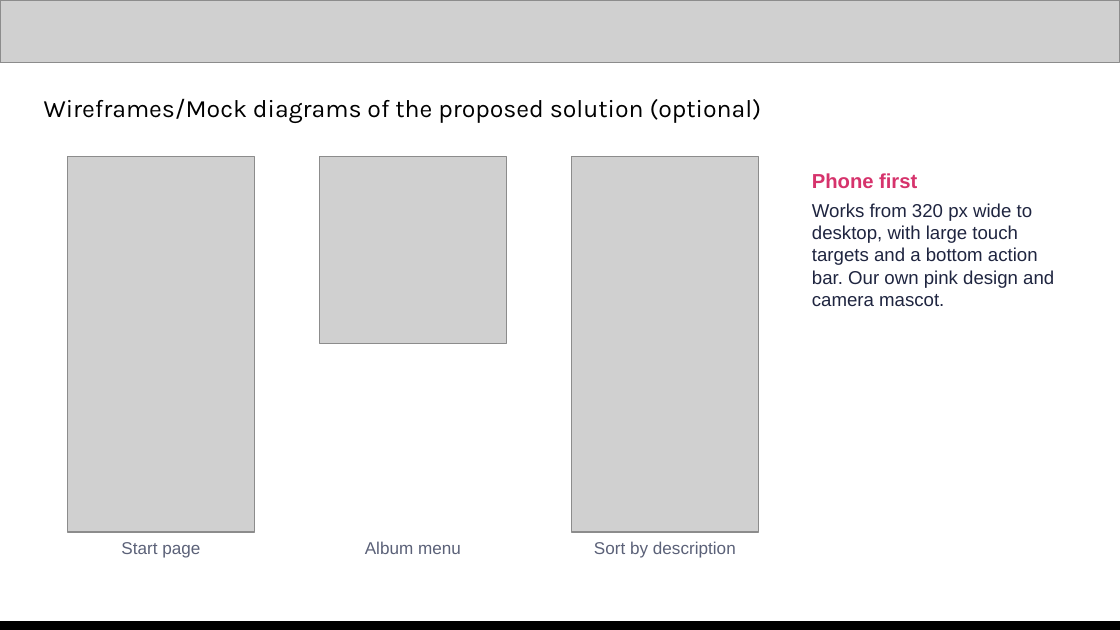
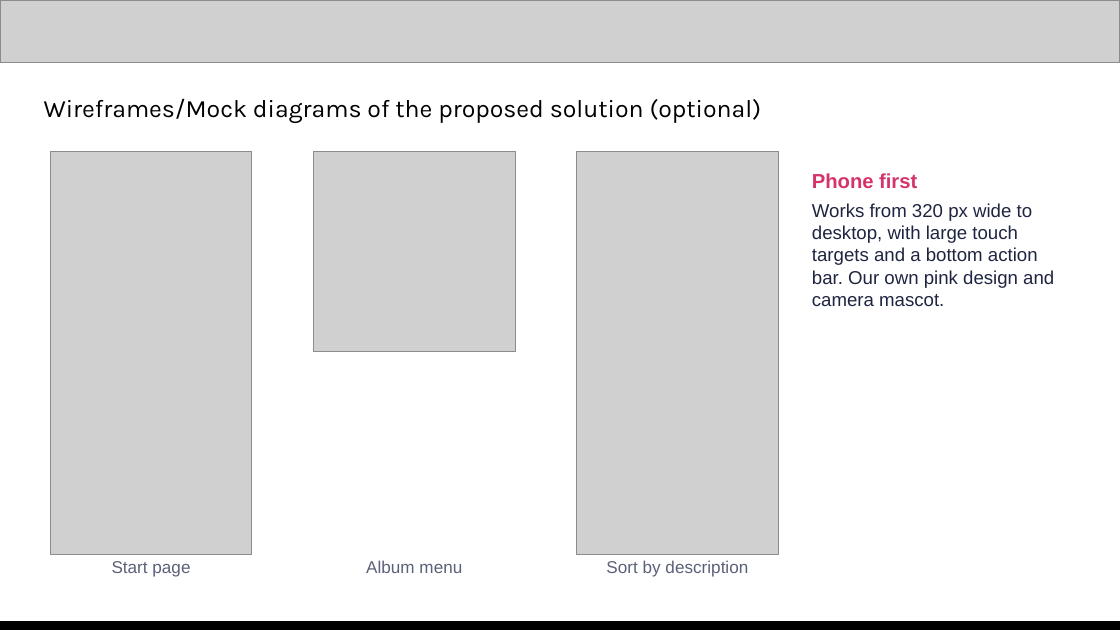
Before and after one commit to Khunapat/facefinder, a slide deck: slide 6 of docs/deck/FaceFinder_deck.pptx. Drawn at 1120x630 pixels with LibreOffice and Linux fonts; fonts in the diff are those of the drawing; grey boxes stand for pictures. Boxes give left, top, right and bottom in pixels: in the first picture for what was removed or moved away, otherwise in the second. Text is boxed around its words. In the diff, an @@ line names an element or a change of style, - is before the commit and + after.

```diff
--- a/docs/deck/FaceFinder_deck.pptx
+++ b/docs/deck/FaceFinder_deck.pptx
@@ picture: place and size @@
-picture at <box>67,157,255,532</box>
+picture at <box>50,151,252,554</box>
@@ picture: place and size @@
-picture at <box>319,157,507,343</box>
+picture at <box>314,151,515,352</box>
@@ picture: place and size @@
-picture at <box>571,157,759,532</box>
+picture at <box>577,151,778,554</box>
@@ text "Start page": place and size @@
-text "Start page" at <box>121,542,200,558</box>
+text "Start page" at <box>112,561,190,577</box>
@@ text "Album menu": place and size @@
-text "Album menu" at <box>365,541,461,554</box>
+text "Album menu" at <box>366,560,462,573</box>
@@ text "Sort by description": place and size @@
-text "Sort by description" at <box>594,541,736,558</box>
+text "Sort by description" at <box>606,560,748,577</box>
```
Also in this commit, not shown: 10 other slides changed, 9 other files.
